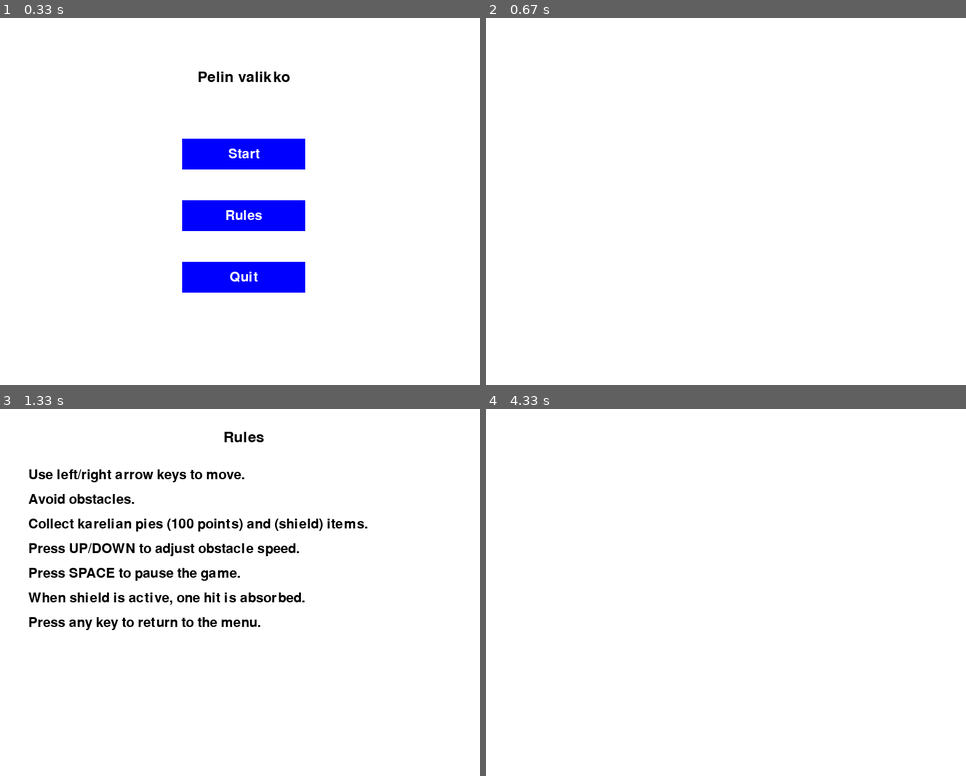
Above: before the commit, frames 1-4 (two rows, left to right).
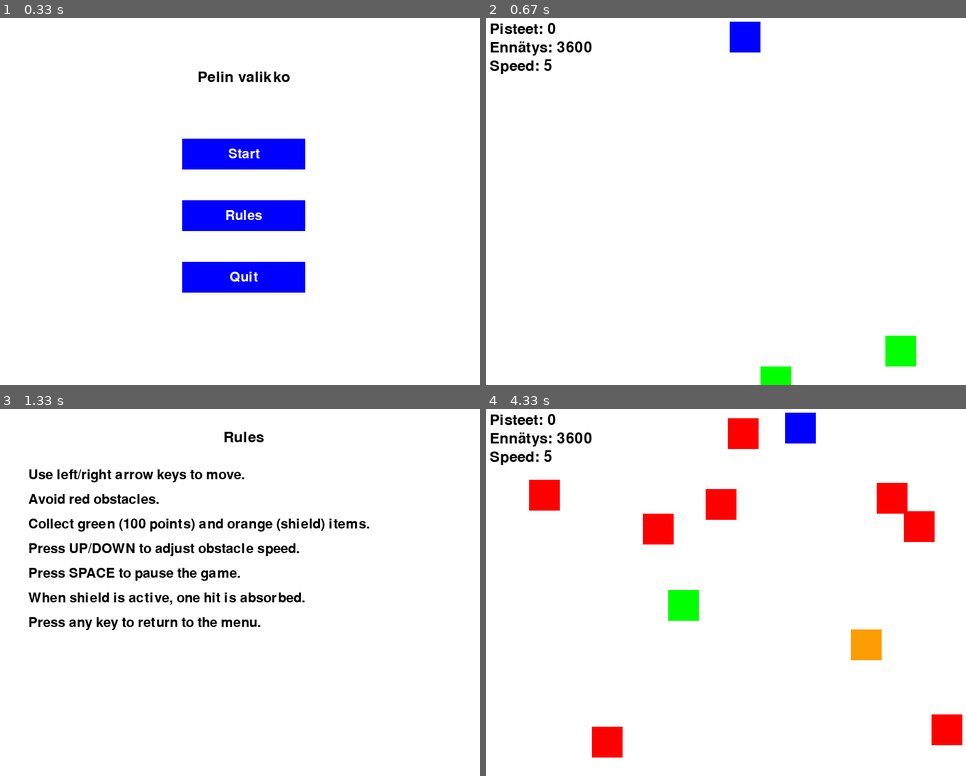
Above: after the commit, the same moments.

Repository: JIMH1/Pygame
Game: pygame game, started from In_Progress_version/versio1.py
Same seed, same stepped clock (60 frames per second), same inputs: the game is played once before the commit and once after it.
Inputs (mouse positions are in pixels of both pictures, inside the frame that each line leads up to):
- Up to frame 1 (0.33 s): no input
- Up to frame 2 (0.67 s): click "Start" at 0.38 s
- Up to frame 3 (1.33 s): tap Space at 0.67 s; click (244, 614) at 1.05 s
- Up to frame 4 (4.33 s): tap + at 1.33 s; click "Resume" at 1.72 s; hold Right 2-2.47 s; move the mouse to (601, 453) at 2.03 s; hold Up 2.5-2.8 s; hold Right 2.83-3.3 s; hold Left 3.33-3.87 s; hold Down 3.9-4.2 s; hold Left from 4.23 s (still down)

Frame 1 is identical in both runs. In frame 2, 2.1% of the frame differs, in the area x 0-90%, y 1-100%; in frame 3, 1.3%; in frame 4, 6.6%, in the area x 0-100%, y 1-95%.

Commit message:
added backrgound music back to the game

Diff:
--- a/In_Progress_version/versio1.py
+++ b/In_Progress_version/versio1.py
@@ -1,7 +1,7 @@
 import pygame
 import random
 import sys
-import os
+from pygame import mixer
 
 # Pygame setup
 pygame.init()
@@ -51,7 +51,6 @@
 obstacle_width = 50
 obstacle_height = 50
 obstacle_speed = 5
-obstacles = []
 
 
 # Pisteet
@@ -78,6 +77,8 @@
 highscore = load_score()
 
 kilpi_paalla = False
+
+m_vol = 0.7
 
 # Menu
 def main_menu(resume=False):
@@ -136,8 +137,8 @@
         screen.blit(title, title_rect)
         rules_lines = [
             "Use left/right arrow keys to move.",
-            "Avoid obstacles.",
-            "Collect karelian pies (100 points) and (shield) items.",
+            "Avoid red obstacles.",
+            "Collect green (100 points) and orange (shield) items.",
             "Press UP/DOWN to adjust obstacle speed.",
             "Press SPACE to pause the game.",
             "When shield is active, one hit is absorbed.",
@@ -155,10 +156,6 @@
             if event.type in [pygame.KEYDOWN, pygame.MOUSEBUTTONDOWN]:
                 rules_active = False
         clock.tick(FPS)
-
-# pelimusiikki
-m_vol = 0.7
-vol_inc = 0.1
 
 # Funktio esteiden luomiseen
 def create_obstacle():
@@ -174,9 +171,7 @@
     else:
         kerattava_tyyppi = 2
         esine_tyyppi = 0
-    # esteitä on kolmea eri näköistä: pöllit = 1, puut on 2 - 4
-    esteen_tyyppi = random.randint(1, 4)
-    return [x, y, kerattava_tyyppi, esine_tyyppi, esteen_tyyppi]
+    return [x, y, kerattava_tyyppi, esine_tyyppi]
 
 # Funktio pelin resetoimiseen game-overin jälkeen
 def reset_game():
@@ -187,51 +182,6 @@
     obstacles = []  # Tyhjennä esteet
     score = 0
     kilpi_paalla = False
-
-running = True
-
-# taustamusiikki
-pygame.mixer.init()
-pygame.mixer.music.load("game.mp3")
-pygame.mixer.music.set_volume(m_vol)
-pygame.mixer.music.play()
-
-# säädä taustamusiikin volumea ylös 10% jos mahdollista
-def vol_up():
-    global m_vol, vol_inc
-    if m_vol <= 0.9:
-        m_vol += vol_inc
-        pygame.mixer.music.set_volume(m_vol)
-
-# säädä taustamuusikin volumea alas 10% jos mahdollista
-def vol_down():
-    global m_vol, vol_inc
-    if m_vol > 0:
-        m_vol -= vol_inc
-        pygame.mixer.music.set_volume(m_vol)
-
-# Graphics - Fixed file paths
-graphics_path = "graphics"
-hiihtaja_ei_suojaa = pygame.image.load(os.path.join(graphics_path, "hiihtaja_ei_suojaa.png"))
-pollit = pygame.image.load(os.path.join(graphics_path, "pollit.png"))
-piirakka = pygame.image.load(os.path.join(graphics_path, "piirakka.png"))
-kilpi = pygame.image.load(os.path.join(graphics_path, "kilpi.png"))
-hiihtaja_kilpi_paalla = pygame.image.load(os.path.join(graphics_path, "hiihtaja_kilpi_paalla.png"))
-puu_1 = pygame.image.load(os.path.join(graphics_path, "puu_1.png"))
-puu_2 = pygame.image.load(os.path.join(graphics_path, "puu_2.png"))
-puu_3 = pygame.image.load(os.path.join(graphics_path, "puu_3.png"))
-# < lisää uudet grafiikat tähän >
-
-# Music - Handle missing file
-theme_song = "game.mp3"
-try:
-    pygame.mixer.init()
-    pygame.mixer.music.load(theme_song)
-    pygame.mixer.music.set_volume(0.7)
-    pygame.mixer.music.play()
-except pygame.error:
-    print(f"Warning: Could not load {theme_song}")
-
 
 def game_over_screen():
     #Display game over screen and wait for a key press.
@@ -258,6 +208,7 @@
     global obstacles, score, highscore, player_x, player_y, kilpi_paalla, obstacle_speed, player_lives, game_started
     obstacles = []
     playing = True
+    soita_musiikkia()
     while playing:
         screen.fill(WHITE)
 
@@ -272,17 +223,13 @@
                     obstacle_speed = max(1, obstacle_speed - 1)
                 if event.key == pygame.K_SPACE:
                     return "pause"
-                if event.key == pygame.K_PLUS:
-                    vol_up()
-                if event.key == pygame.K_MINUS:
-                    vol_down()
-
-    # Pelaajan liike
-    keys = pygame.key.get_pressed()
-    if keys[pygame.K_LEFT] and player_x > 0:
-        player_x -= player_speed
-    if keys[pygame.K_RIGHT] and player_x < SCREEN_WIDTH - player_size:
-        player_x += player_speed
+
+        # Pelaajan liike
+        keys = pygame.key.get_pressed()
+        if keys[pygame.K_LEFT] and player_x > 0:
+            player_x -= player_speed
+        if keys[pygame.K_RIGHT] and player_x < SCREEN_WIDTH - player_size:
+            player_x += player_speed
 
         # Esteiden hallinta
         if random.randint(1, 20) == 1:
@@ -324,31 +271,21 @@
         if score > highscore:
             highscore = score
 
-    # Piirrä pelaaja ja esteet
-
-    # Piirrä kipli
-    if kilpi_paalla:
-        screen.blit(hiihtaja_kilpi_paalla, (player_x, player_y, player_size, player_size))
-    else:
-        screen.blit(hiihtaja_ei_suojaa, (player_x, player_y, player_size, player_size))
-
-    for obstacle in obstacles:
-        if obstacle[2] == 2:
-            #pygame.draw.rect(screen, RED, (obstacle[0], obstacle[1], obstacle_width, obstacle_height))
-            if obstacle[4] == 1:
-                screen.blit(pollit, (obstacle[0], obstacle[1], obstacle_width, obstacle_height))
-            elif obstacle[4] == 2:
-                screen.blit(puu_1, (obstacle[0], obstacle[1], obstacle_width, obstacle_height))
-            elif obstacle[4] == 3:
-                screen.blit(puu_2, (obstacle[0], obstacle[1], obstacle_width, obstacle_height))
-            elif obstacle[4] == 4:
-                screen.blit(puu_3, (obstacle[0], obstacle[1], obstacle_width, obstacle_height))
-        elif obstacle[2] == 1:
-            if obstacle[3] == POINTS100:
-                #pygame.draw.rect(screen, GREEN, (obstacle[0], obstacle[1], obstacle_width, obstacle_height))
-                screen.blit(piirakka, (obstacle[0], obstacle[1], obstacle_width, obstacle_height))
-            elif obstacle[3] == SHIELD:
-                screen.blit(kilpi, (obstacle[0], obstacle[1], obstacle_width, obstacle_height))
+        # Piirrä pelaaja ja esteet
+        pygame.draw.rect(screen, BLUE, (player_x, player_y, player_size, player_size))
+
+        # Piirrä kipli
+        if kilpi_paalla:
+            pygame.draw.rect(screen, CYAN, (player_x, player_y, player_size, player_size), 4)
+
+        for obstacle in obstacles:
+            if obstacle[2] == 2:
+                pygame.draw.rect(screen, RED, (obstacle[0], obstacle[1], obstacle_width, obstacle_height))
+            elif obstacle[2] == 1:
+                if obstacle[3] == POINTS100:
+                    pygame.draw.rect(screen, GREEN, (obstacle[0], obstacle[1], obstacle_width, obstacle_height))
+                elif obstacle[3] == SHIELD:
+                    pygame.draw.rect(screen, ORANGE, (obstacle[0], obstacle[1], obstacle_width, obstacle_height))
 
         # Piirrä pisteet
         score_text = font.render(f"Pisteet: {score}", True, BLACK)
@@ -376,17 +313,23 @@
                         is_paused = False
                     if event.type == pygame.QUIT:
                         is_paused = False
-                        playing = True
+                        playing = False
+
+def soita_musiikkia():
+    global m_vol
+    mixer.init()
+    mixer.music.load("game.mp3")
+    mixer.music.set_volume(m_vol)
+    mixer.music.play()
 
 running = True
 while running:
-    print(f"Pelin tila: {game_state}")  # Debug-tulostus
     if game_state == "menu":
         menu_choice = main_menu(resume=game_started)
-        print(f"Menuvalinta: {menu_choice}")  # Debug-tulostus
         if menu_choice == "start":
-            reset_game()
-            game_started = True
+            if not game_started:
+                reset_game()
+                game_started = True
             game_state = "playing"
         elif menu_choice == "rules":
             game_state = "rules"
@@ -394,15 +337,12 @@
         rules_screen()
         game_state = "menu"
     elif game_state == "playing":
-        print("Siirrytään pelilooppiin...")  # Debug-tulostus
         result = peli_looppi()
-        print(f"Peli looppi päättyi, result = {result}")  # Debug
         if result == "pause":
             game_state = "menu"
         elif result == "game_over":
             game_state = "menu"
 
-
 # Tallenna korkein pistemäärä
 save_score(highscore)
 
